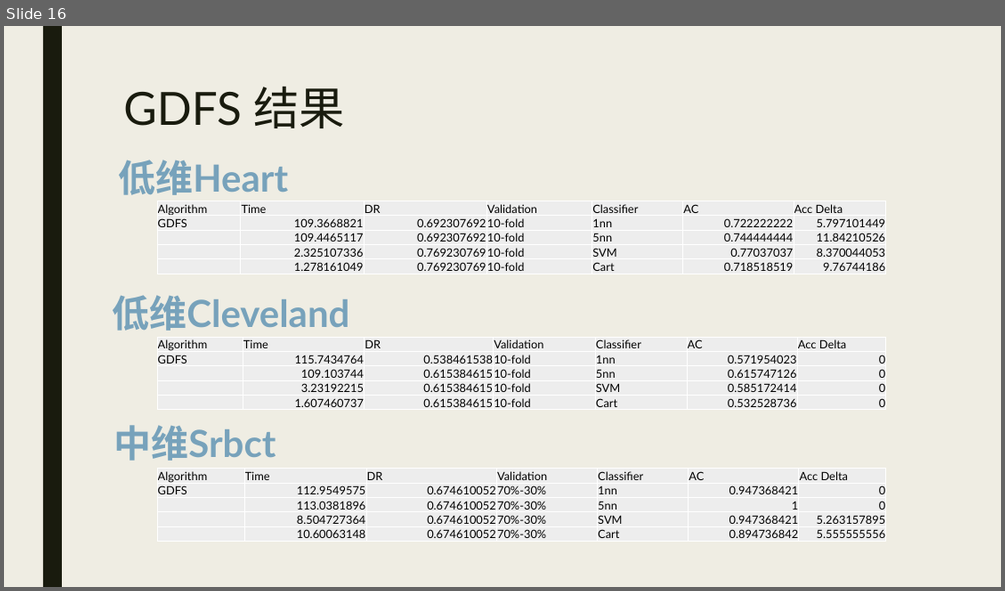
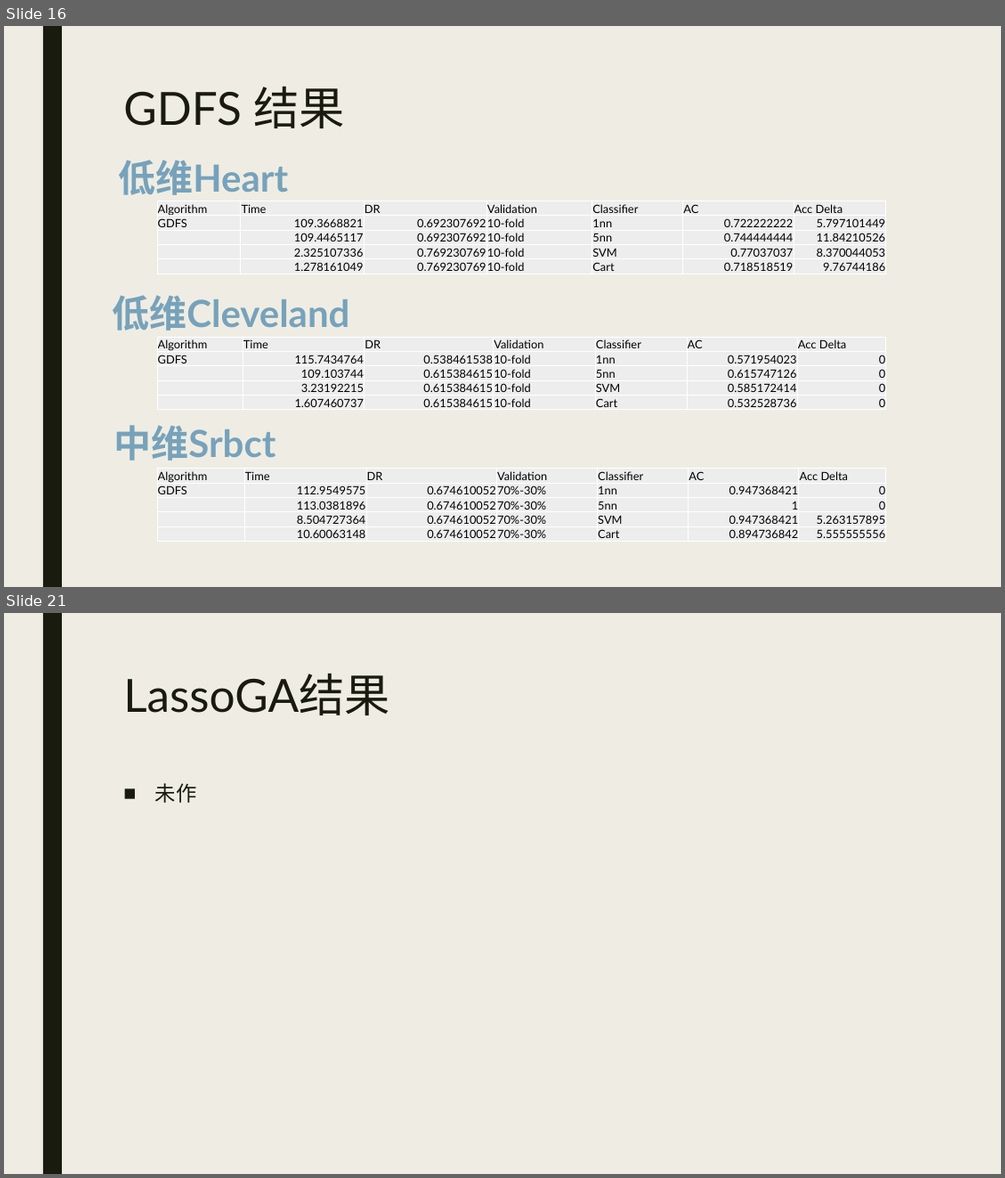
Before and after one commit to WNJXYK/JLU_FeatureSelection, a slide deck: Doc/Pre.pptx. Shown one above the other, each under a label of ours: slide 16 before the commit, slides 16 and 21 after it; the slides between them are not shown. The pictures are 1005x591 and 1005x1178 pixels, drawn with LibreOffice and Linux fonts; fonts in the diff are those of the drawing. Boxes give left, top, right and bottom in pixels: in the first picture for what was removed or moved away, otherwise in the second. Text is boxed around its words. In the diff, an @@ line names an element or a change of style, - is before the commit and + after.

```diff
--- a/Doc/Pre.pptx
+++ b/Doc/Pre.pptx
@@ slide 21 added at [4,613,1001,1174], background #EFEDE3; not listed: 1 template element that a slide beside it also shows @@
@@ title added at [123,674,390,715], 44 pt, text #191B0E @@
+LassoGA结果
@@ text added at [155,783,197,803], 20 pt, text #191B0E @@
+■ 未作
```
Also in this commit, not shown: 7 slides changed, 6 other slides added, 1 slide removed, 1 other file.
